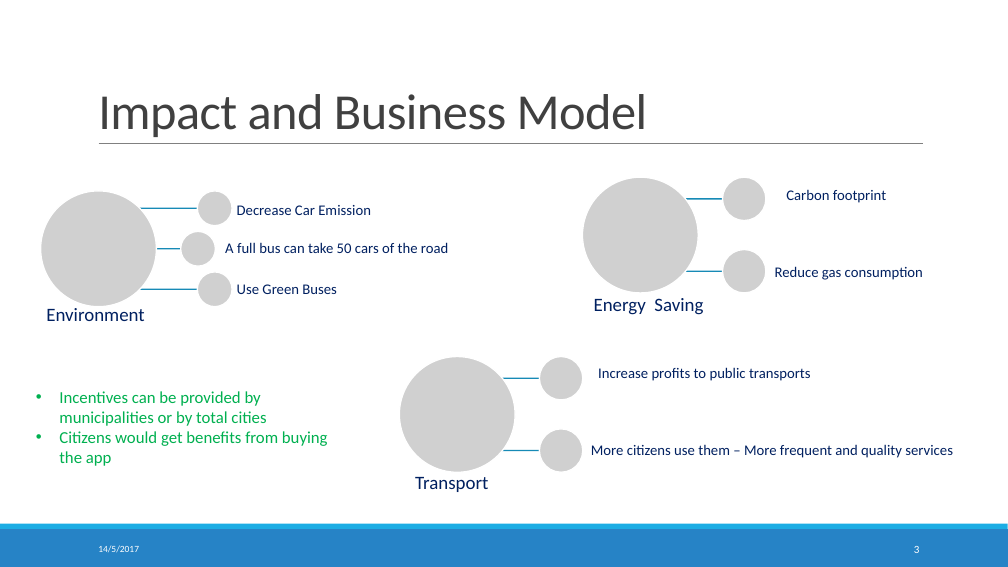
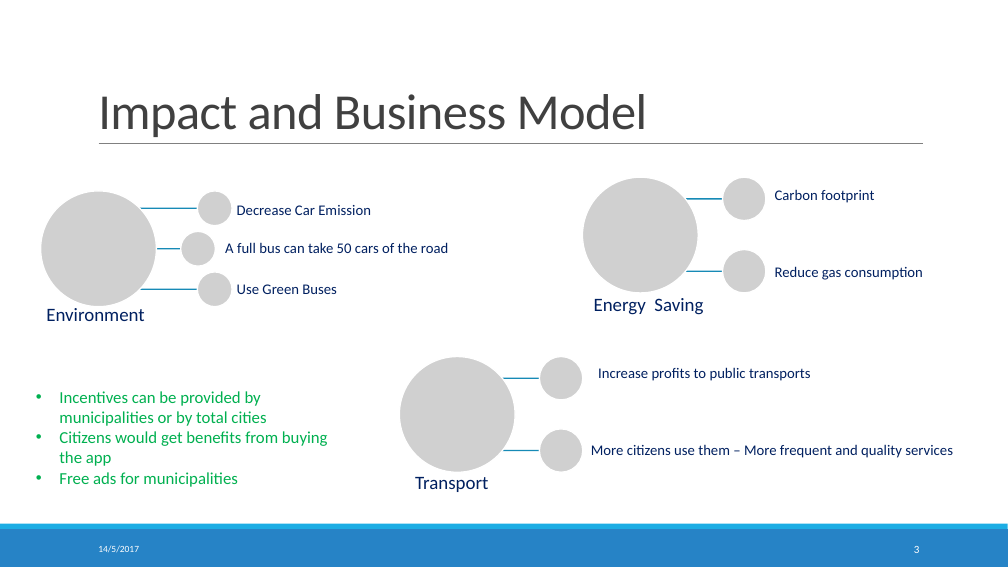
Before and after one commit to crowdhackathon-smartcity/Opencity, a slide deck: slide 3 of Presentation/presentation.pptx. Drawn at 1008x567 pixels with LibreOffice and Linux fonts; fonts in the diff are those of the drawing; grey boxes stand for pictures. Boxes give left, top, right and bottom in pixels: in the first picture for what was removed or moved away, otherwise in the second. Text is boxed around its words. In the diff, an @@ line names an element or a change of style, - is before the commit and + after.

```diff
--- a/Presentation/presentation.pptx
+++ b/Presentation/presentation.pptx
@@ text "Carbon footprint": place and size @@
-text "Carbon footprint" at (786, 190, 886, 203)
+text "Carbon footprint" at (775, 189, 874, 203)
@@ text at (59, 472, 237, 487): paragraph added @@
+• Free ads for municipalities
```
Also in this commit, not shown: 3 other slides changed, 1 slide added, 5 other files.
